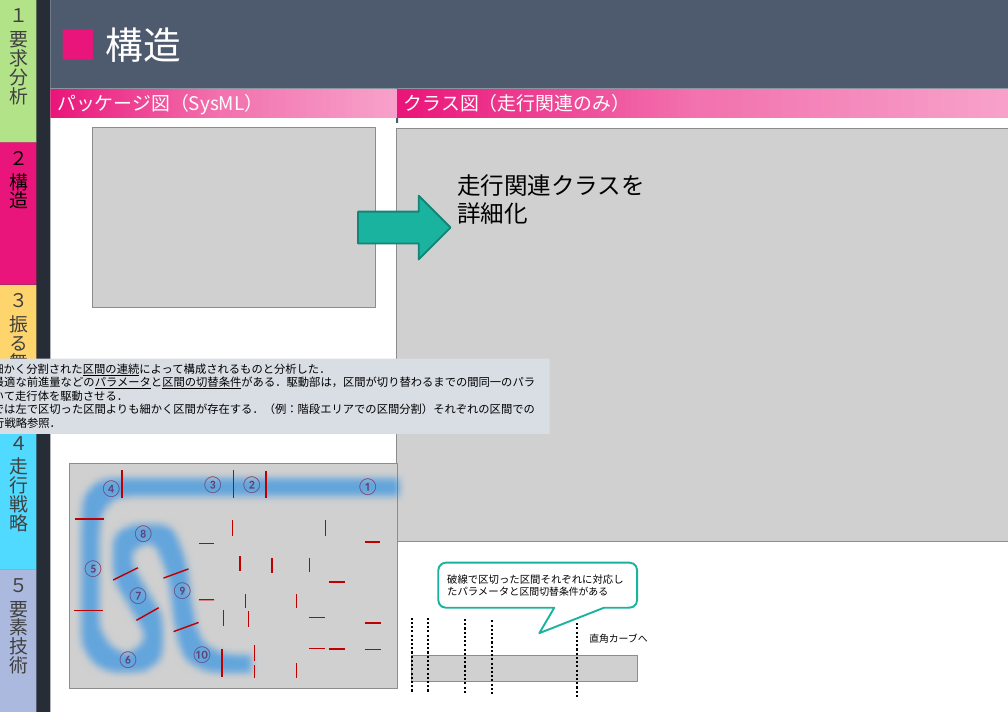
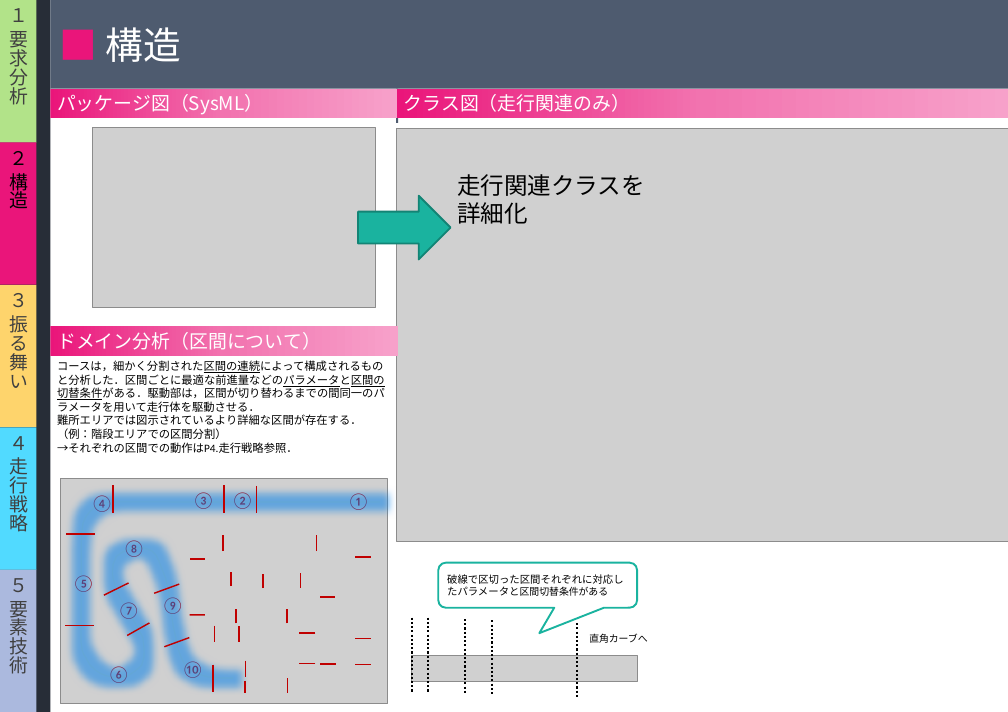
Before and after one commit to class-snct-rikitakelab/e-konbu2012, a slide deck: slide 3 of models/モデルシート.pptx. Drawn at 1008x712 pixels with LibreOffice and Linux fonts; fonts in the diff are those of the drawing; grey boxes stand for pictures. Boxes give left, top, right and bottom in pixels: in the first picture for what was removed or moved away, otherwise in the second. Text is boxed around its words. In the diff, an @@ line names an element or a change of style, - is before the commit and + after.

```diff
--- a/models/モデルシート.pptx
+++ b/models/モデルシート.pptx
@@ rectangle added at [50, 326, 398, 356], fill gradient #EA157A to #F273AF to #F7A1CA, 20 pt, text #FFFFFF @@
+ドメイン分析（区間について）
@@ text "コースは，細かく分割された区間の連続によって構成されるものと分析した．区間ごとに最適な前進量などのパラメータと区間の切替 ...": place and size @@
-text "コースは，細かく分割された区間の連続によって構成されるものと分析した．区間ごとに最適な前進量などのパラメータと区間の切替 ..." at [0, 359, 549, 434]
+text "コースは，細かく分割された区間の連続によって構成されるものと分析した．区間ごとに最適な前進量などのパラメータと区間の切替 ..." at [57, 360, 385, 453]
@@ text "コースは，細かく分割された区間の連続によって構成されるものと分析した．区間ごとに最適な前進量などのパラメータと区間の切替 ..." at [57, 360, 385, 453]: fill #D9DEE5 to none @@
@@ text at [57, 360, 385, 453]: text changed @@
-コースは，細かく分割された区間の連続によって構成されるものと分析した．
-区間ごとに最適な前進量などのパラメータと区間の切替条件がある．駆動部は，区間が切り替わるまでの間同一のパラメータを用いて走行体を駆動させる．
-難所エリアでは左で区切った区間よりも細かく区間が存在する．（例：階段エリアでの区間分割）それぞれの区間での動作はP4走行戦略参照．
+コースは，細かく分割された区間の連続によって構成されるものと分析した．区間ごとに最適な前進量などのパラメータと区間の切替条件がある．駆動部は，区間が切り替わるまでの間同一のパラメータを用いて走行体を駆動させる．
+難所エリアでは図示されているより詳細な区間が存在する．（例：階段エリアでの区間分割）
+→それぞれの区間での動作はP4.走行戦略参照．
@@ 31 lines, 10 texts, 1 picture, 1 freeform shape: place and size @@
-31 lines, 10 texts, 1 picture, 1 freeform shape at [70, 464, 398, 689]
+31 lines, 10 texts, 1 picture, 1 freeform shape at [60, 479, 388, 704]
```
Also in this commit, not shown: 2 other slides changed.
